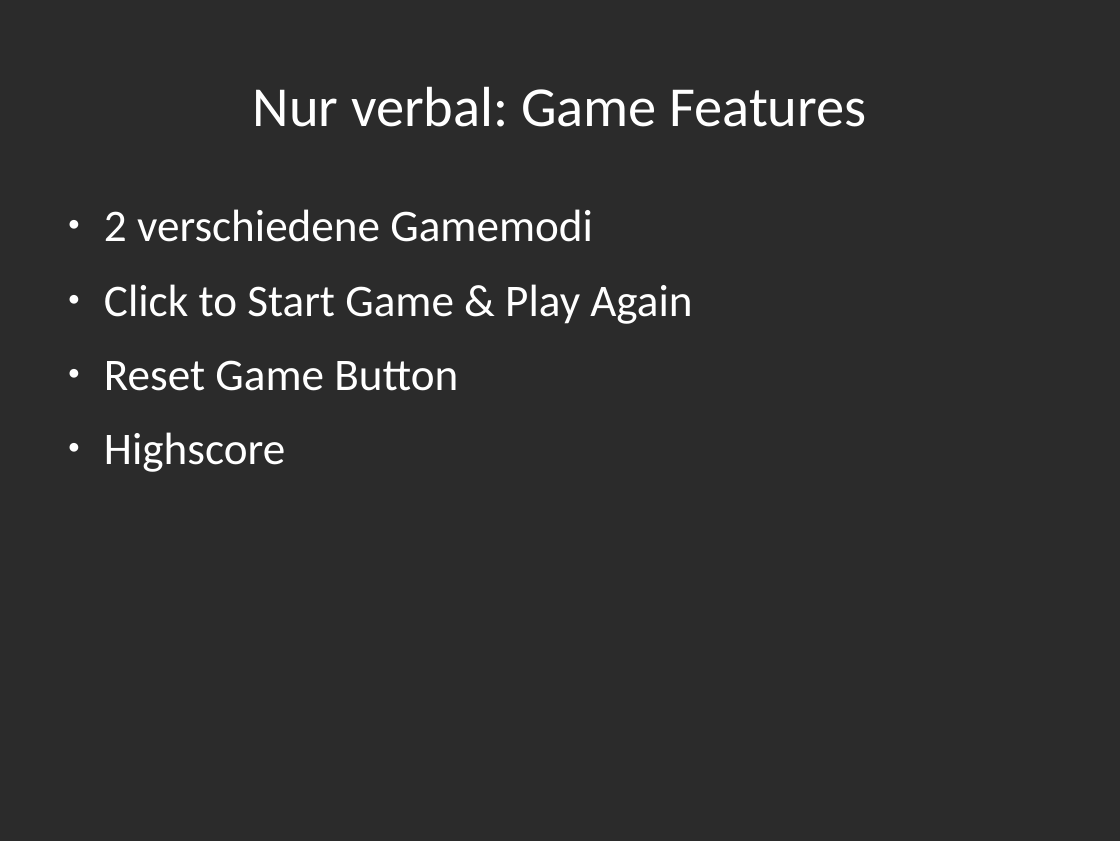
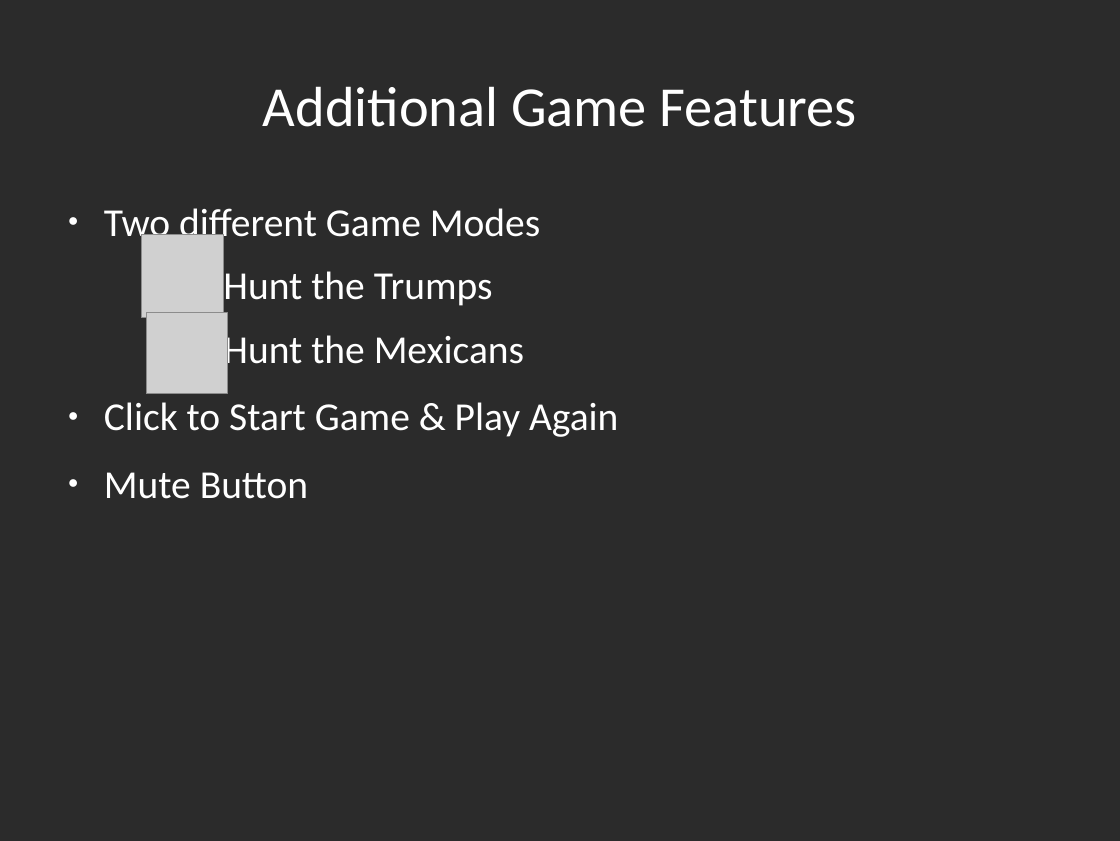
Before and after one commit to Rust-Mikrocontroller-Praktikum-2017/megamaertz, a slide deck: slide 8 of slides/slides.odp. Drawn at 1120x841 pixels with LibreOffice and Linux fonts; fonts in the diff are those of the drawing; grey boxes stand for pictures; background and template pictures are left out; a plain dark background stands for a picture behind light text. Boxes give left, top, right and bottom in pixels: in the first picture for what was removed or moved away, otherwise in the second. Text is boxed around its words. In the diff, an @@ line names an element or a change of style, - is before the commit and + after.

```diff
--- a/slides/slides.odp
+++ b/slides/slides.odp
@@ title at [263,86,857,127]: text changed @@
-Nur verbal: Game Features
+Additional Game Features
@@ text at [104,208,540,373]: text changed; size 32 to 28 pt @@
-● 2 verschiedene Gamemodi
+● Two different Game Modes
+  Hunt the Trumps
+  Hunt the Mexicans
@@ picture added at [141,235,224,317] @@
@@ picture added at [146,312,228,393] @@
@@ text at [104,402,618,437]: size 32 to 28 pt in "Click to Start Game & Play Again" @@
@@ text at [104,472,308,499]: text changed; size 32 to 28 pt @@
-● Reset Game Button
-● Highscore
+● Mute Button
```
Also in this commit, not shown: 2 other slides changed, 1 slide added, 3 other files.
